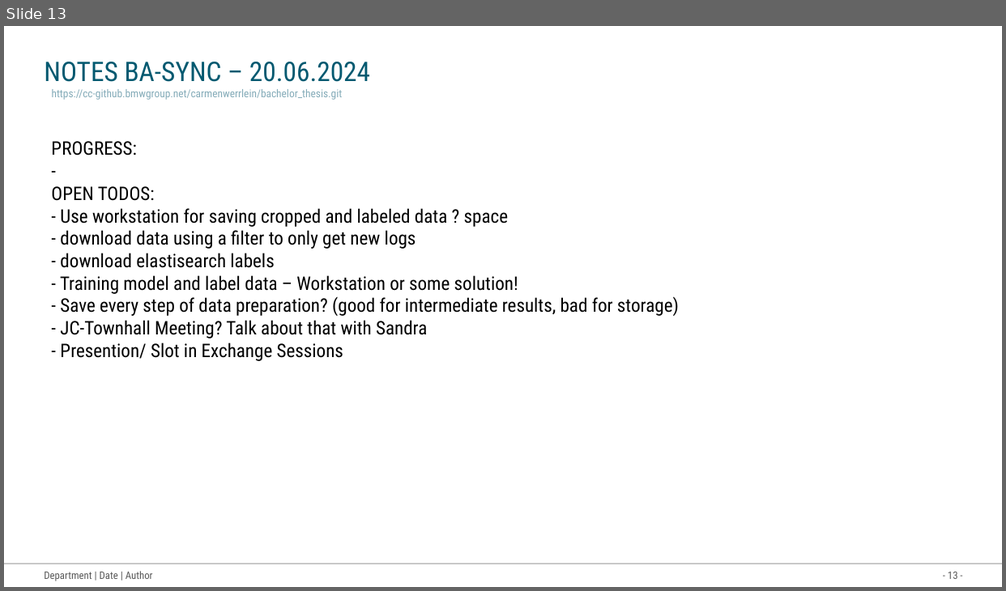
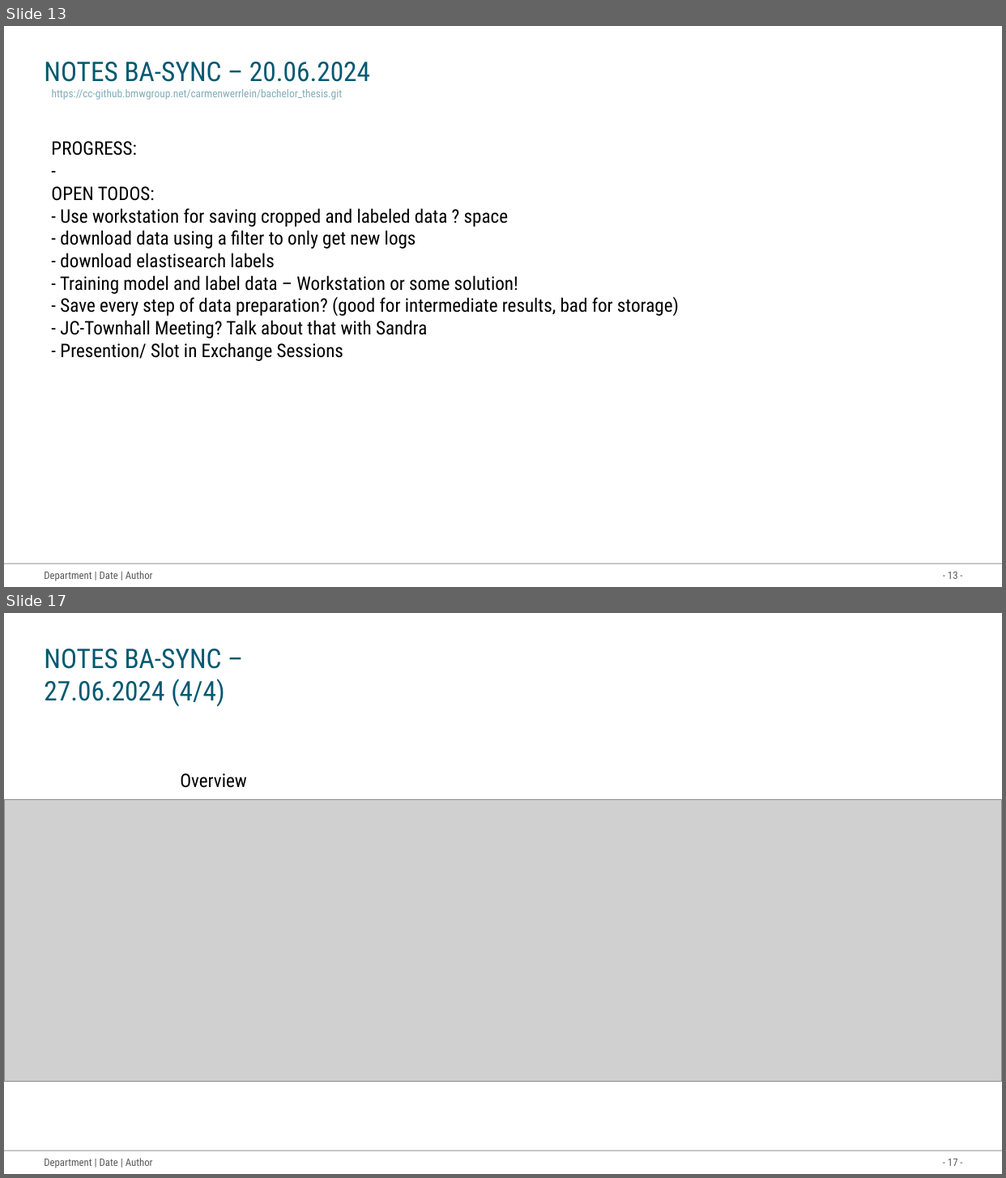
Before and after one commit to Werrwolf/bachelor-thesis, a slide deck: dokumentation_things/Roadmap Bachelor thesis.pptx. Shown one above the other, each under a label of ours: slide 13 before the commit, slides 13 and 17 after it; the slides between them are not shown. The pictures are 1006x591 and 1006x1178 pixels, drawn with LibreOffice and Linux fonts; fonts in the diff are those of the drawing; grey boxes stand for pictures. Boxes give left, top, right and bottom in pixels: in the first picture for what was removed or moved away, otherwise in the second. Text is boxed around its words. In the diff, an @@ line names an element or a change of style, - is before the commit and + after.

```diff
--- a/dokumentation_things/Roadmap Bachelor thesis.pptx
+++ b/dokumentation_things/Roadmap Bachelor thesis.pptx
@@ slide 17 added at (x1=4, y1=613, x2=1002, y2=1174), background #FFFFFF; not listed: 3 template elements that a slide beside it also shows @@
@@ title added at (x1=44, y1=649, x2=224, y2=707), 26 pt, text #035970 @@
+NOTES BA-SYNC – 27.06.2024 (4/4)
@@ text added at (x1=180, y1=773, x2=247, y2=788), 18 pt, text #000000 @@
+Overview
@@ picture added at (x1=4, y1=799, x2=1002, y2=1082) @@
```
Also in this commit, not shown: 3 other slides added.
